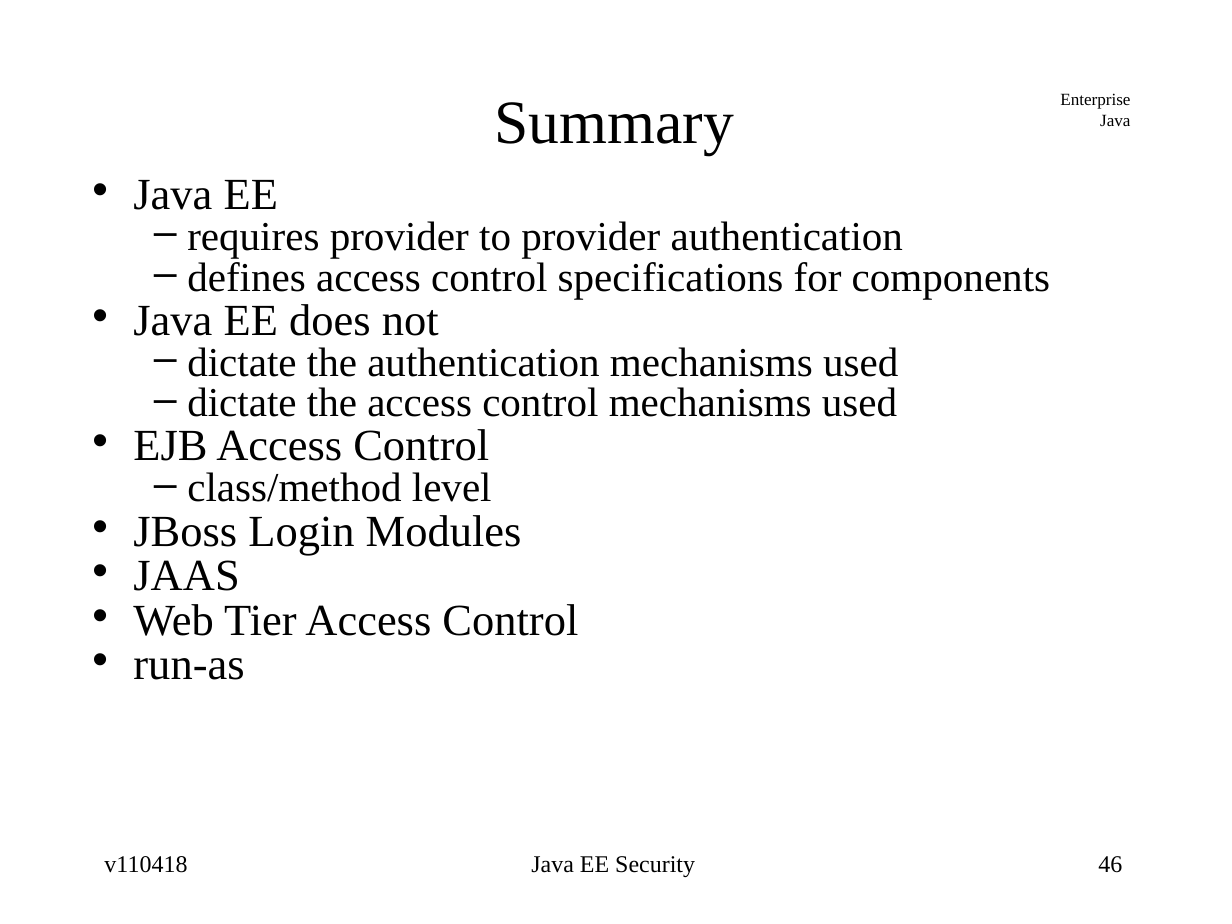
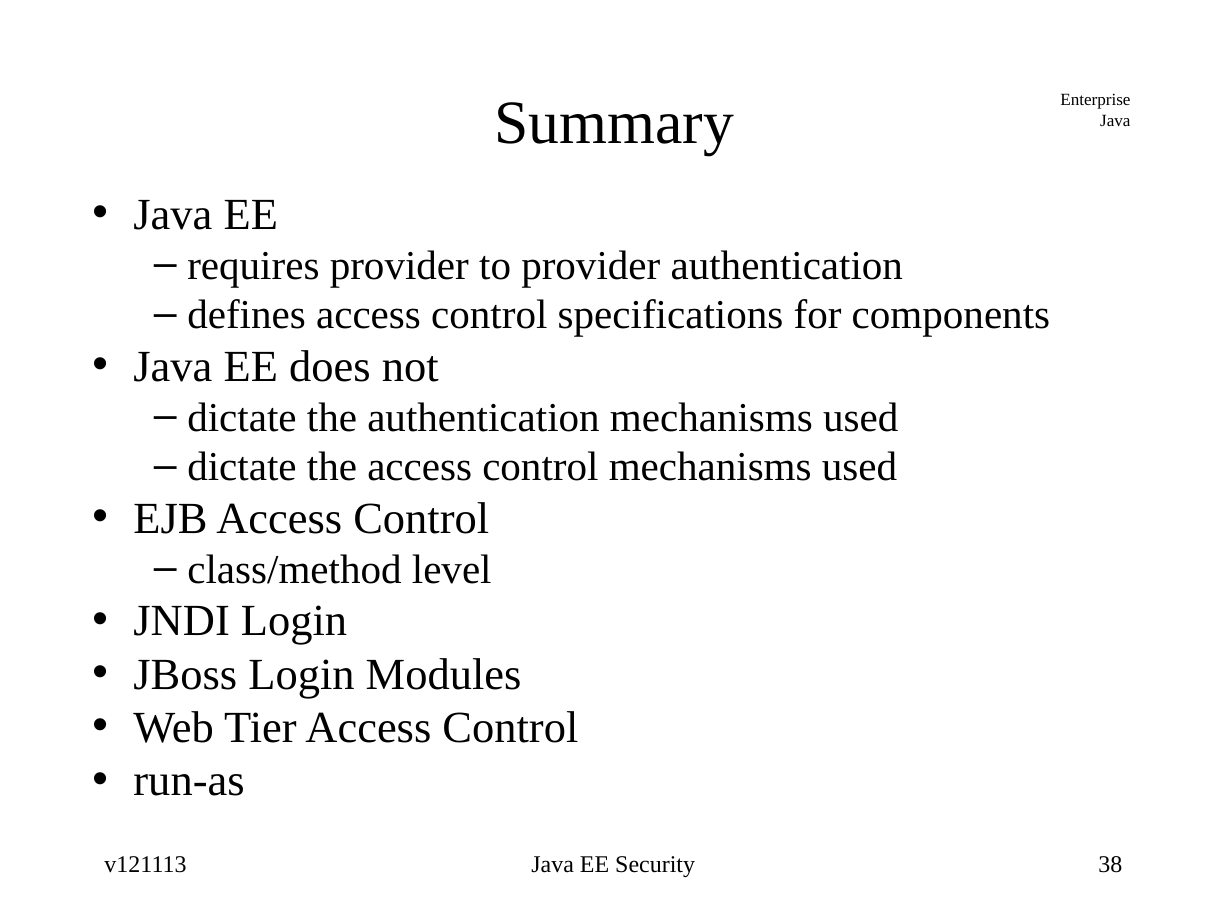
Before and after one commit to jcstaff/ejava-javaee, a slide deck: slide 38 of securePing/src/site/resources/lectures/javaeeSecurity.ppt (slide 46 before the commit). Drawn at 1232x924 pixels with LibreOffice and Linux fonts; fonts in the diff are those of the drawing. Boxes give left, top, right and bottom in pixels: in the first picture for what was removed or moved away, otherwise in the second. Text is boxed around its words. In the diff, an @@ line names an element or a change of style, - is before the commit and + after.

Commit message:
updated security PPT to jboss7

```diff
--- a/securePing/src/site/resources/lectures/javaeeSecurity.ppt
+++ b/securePing/src/site/resources/lectures/javaeeSecurity.ppt
@@ text at (x1=133, y1=200, x2=1050, y2=796): line spacing 0.58 to 1; less space between paragraphs @@
@@ text at (x1=133, y1=560, x2=239, y2=591): paragraph removed @@
-• JAAS
@@ text at (x1=133, y1=605, x2=347, y2=644): paragraph added @@
+• JNDI Login
@@ text at (x1=104, y1=856, x2=186, y2=873): text changed @@
-v110418
+v121113
@@ page number at (x1=1098, y1=856, x2=1122, y2=873): text changed @@
-46
+38
```
Also in this commit, not shown: 32 other slides changed, 6 slides added, 14 slides removed.
